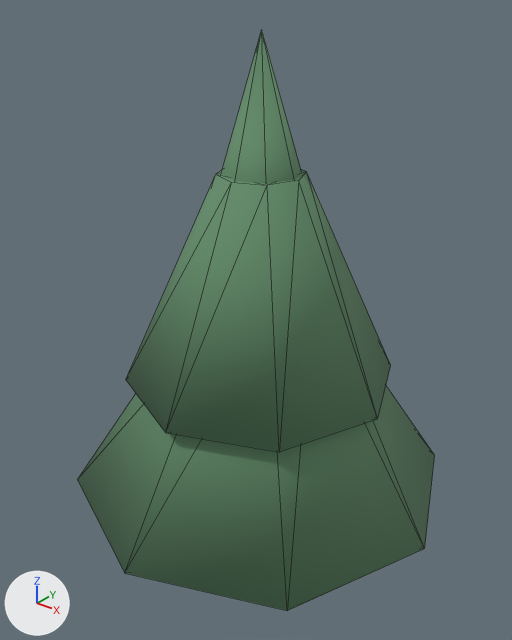
Two versions of the glTF model prototype/assets/models/terrain/ambient_tree_5.glb, one commit apart.
Before and after are seen from a camera (50 mm lens) standing at (3.21, -4.07, 4.52) and looking at (-0.01, -0.05, 2.03). The axes (+X, +Y, +Z) are drawn at lower left. The lights are the same throughout. The older version comes first. Mesh edges are drawn as thin lines.

The scene before the commit, as lines of its bpy script (objects in view):
```python
mat_ambient_tree_5_mat1 = principled_material('ambient_tree_5_mat1')
mat_ambient_tree_5_mat1.base_color = (0.12, 0.26, 0.14)  # green #618b69
mat_ambient_tree_5_mat1.roughness = 0.85
me_ambient_tree_5_mesh = bpy.data.meshes.new('ambient_tree_5_mesh')
me_ambient_tree_5_mesh.from_pydata(...)  # a 7-sided cut cone along z (radius 0.27 at the low end, 0.19 at the high end) spanning x -0.25..0.27, y -0.27..0.27, z 0.0..0.77, material slot 0; an 8-sided cut cone along z (radius 1.62 at the low end, 0.49 at the high end) spanning x -1.62..1.62, y -1.62..1.62, z 0.54..2.23, material slot 1; an 8-sided cut cone along z (radius 1.12 at the low end, 0.34 at the high end) spanning x -1.12..1.12, y -1.12..1.12, z 1.52..3.21, material slot 1; an 8-sided cone pointing to +z spanning x -0.51..0.51, y -0.51..0.51, z 2.5..4.19, material slot 1
me_ambient_tree_5_mesh.materials.append(mat_ambient_tree_5_mat0)  # brown #867661
me_ambient_tree_5_mesh.materials.append(mat_ambient_tree_5_mat1)  # green #618b69
ob_ambient_tree_5 = bpy.data.objects.new('ambient_tree_5', me_ambient_tree_5_mesh)
ob_ambient_tree_5.location = (0.0, 0.0, 0.0)
```
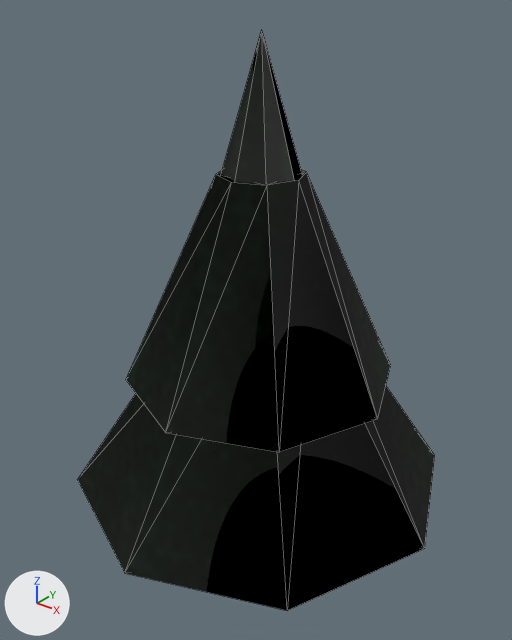
Boxes (x1, y1, x2, y2) around the edits, measured in the pictures (512 x 640 px):
'ambient_tree_5', surface changed (green to black): (78, 31, 435, 611) in both

The change, as a diff of the scene's bpy script:
```diff
--- a/prototype/assets/models/terrain/ambient_tree_5.glb.py
+++ b/prototype/assets/models/terrain/ambient_tree_5.glb.py
@@ img_ambient_tree_5_mat1_albedo @@
+img_ambient_tree_5_mat1_albedo = load_image('ambient_tree_5_mat1_albedo', '_unpacked/ambient_tree_5_mat1_albedo', 128, 128, 'sRGB')
@@ img_ambient_tree_5_mat1_rough @@
+img_ambient_tree_5_mat1_rough = load_image('ambient_tree_5_mat1_rough', '_unpacked/ambient_tree_5_mat1_rough', 128, 128, 'Non-Color')
@@ img_ambient_tree_5_mat1_norm @@
+img_ambient_tree_5_mat1_norm = load_image('ambient_tree_5_mat1_norm', '_unpacked/ambient_tree_5_mat1_norm', 128, 128, 'Non-Color')
@@ mat_ambient_tree_5_mat1 @@
 mat_ambient_tree_5_mat1 = bpy.data.materials.new('ambient_tree_5_mat1')
-# nodes: BsdfPrincipled, OutputMaterial
-# colours: green #618b69
+# nodes: BsdfPrincipled, Math, NormalMap, OutputMaterial, SeparateColor, TexImage x3
+# uses the picture img_ambient_tree_5_mat1_albedo
+# uses the picture img_ambient_tree_5_mat1_norm
+# uses the picture img_ambient_tree_5_mat1_rough
@@ me_ambient_tree_5_mesh @@
 me_ambient_tree_5_mesh.from_pydata(...)  # 55 vertices, 94 faces; spans x -1.62..1.62, y -1.62..1.62, z 0.0..4.19
 # used by ob_ambient_tree_5; location = (0.0, 0.0, 0.0)
+# me_ambient_tree_5_mesh part 1: texture (UV) coordinates changed
 me_ambient_tree_5_mesh.materials.append(mat_ambient_tree_5_mat0)
```
